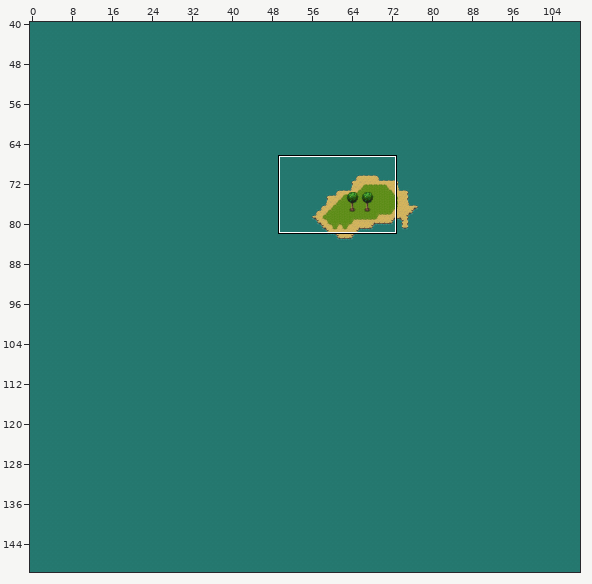
An edit to a level. Tiled map, semtb001MajorAssignment/android/assets/mapFiles/level2.tmx. The picture above shows the old version from afar; the outline marks the close-up.
Close-up. Earlier state:
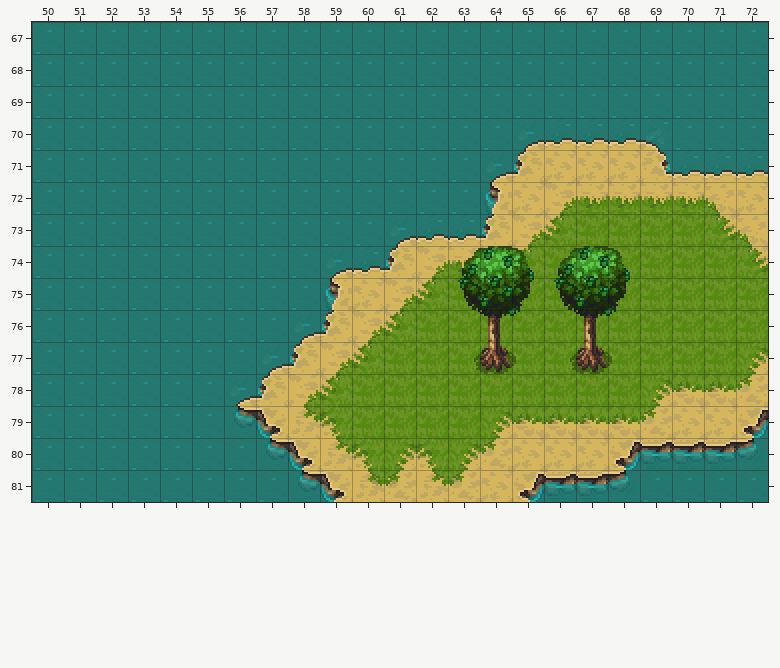
Cells are 32x32 px. Shown: x 50..72, y 67..81.
Now the later version:
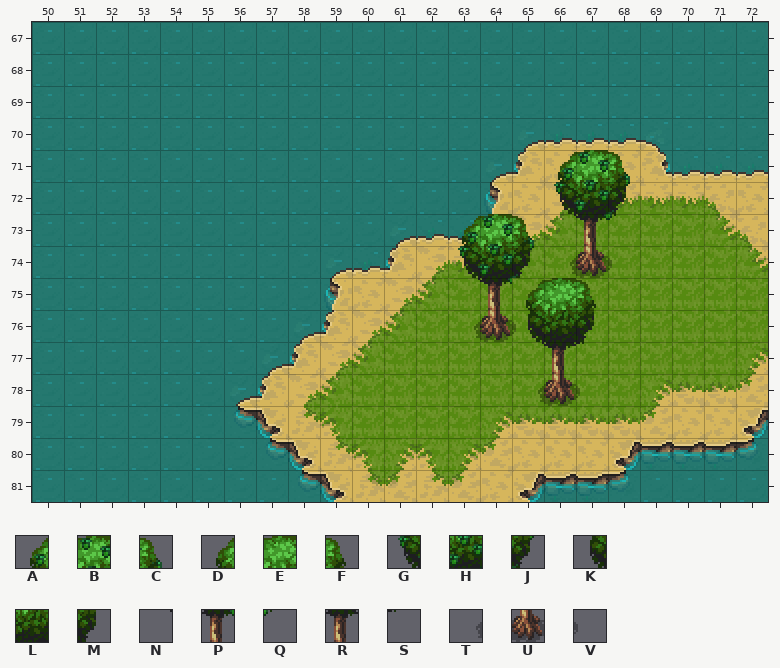
Key: from "!CL_DEMO_32x32": A 30, B 31, C 32, D 36, E 37, F 38, G 70, H 71, J 72, K 76, L 77, M 78, N 110, P 111, Q 112, R 117, S 118, T 150, U 151, V 152.
_ is an empty cell.
Tiles of an added or newly shown layer are drawn over the layers below it.
Changes in this commit:
{"where": "layer \"treeStump\""}
{"y":74,"x":63,"old":"ABCABC","new":"___TUV"}
{"y":75,"x":63,"old":"GHJGHJ","new":"______"}
{"y":76,"x":63,"old":"NPQNPQ","new":"TUV___"}
{"y":77,"x":63,"old":"TUVTUV","new":"______"}
{"y":78,"x":65,"old":"___","new":"TUV"}
{"where": "layer \"treeLeaves\" (added)"}
{"y":71,"x":66,"old":"___","new":"ABC"}
{"y":72,"x":66,"old":"___","new":"GHJ"}
{"y":73,"x":63,"old":"___","new":"ABC"}
{"y":73,"x":67,"old":"__","new":"PQ"}
{"y":74,"x":63,"old":"___","new":"GHJ"}
{"y":75,"x":63,"old":"_____","new":"NPDEF"}
{"y":76,"x":65,"old":"___","new":"KLM"}
{"y":77,"x":65,"old":"___","new":"NRS"}
{"label":"changed","picture_box":[458,150,630,406]}
